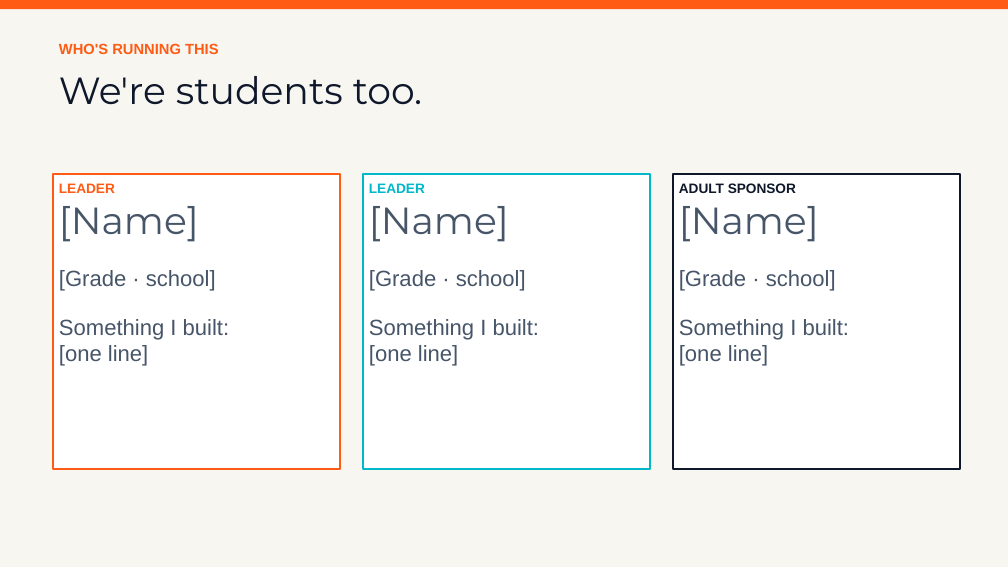
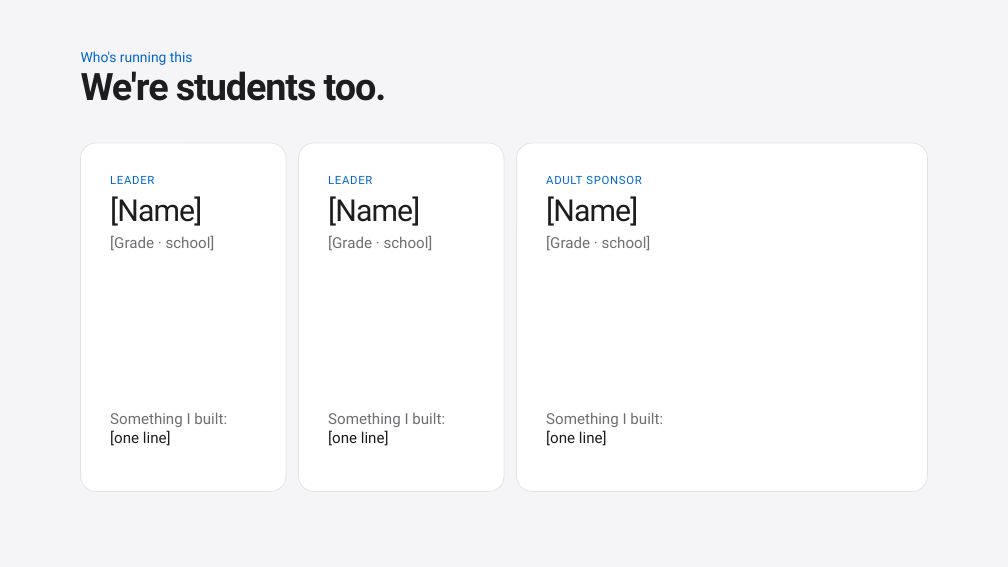
Before and after one commit to siddharthsivaramancode/ai-workshop, a slide deck: slide 2 of slideshows/session-01-kickoff.pptx. Drawn at 1008x567 pixels with LibreOffice and Linux fonts; fonts in the diff are those of the drawing. Boxes give left, top, right and bottom in pixels: in the first picture for what was removed or moved away, otherwise in the second. Text is boxed around its words. In the diff, an @@ line names an element or a change of style, - is before the commit and + after.

```diff
--- a/slideshows/session-01-kickoff.pptx
+++ b/slideshows/session-01-kickoff.pptx
@@ background #F7F6F1 to #F5F5F7 @@
@@ rectangle removed at (0,0,1008,9) @@
@@ text at (81,51,193,65): text changed; size 14 to 13.2 pt; font Arial to Roboto; text colour #FF5B14 to #0066CC; bold off @@
-WHO'S RUNNING THIS
+Who's running this
@@ text "We're students too.": place and size @@
-text "We're students too." at (59,76,422,105)
+text "We're students too." at (81,71,387,101)
@@ text "We're students too." at (81,71,387,101): font Montserrat to Roboto, text colour #0F172A to #1D1D1F, letter spacing 0 to -1.1 pt, bold on; line spacing 1 to 0.79 @@
@@ rounded rectangle "LEADER": place and size @@
-rounded rectangle "LEADER" at (673,174,960,469)
+rounded rectangle "LEADER" at (81,143,287,492)
@@ rounded rectangle "LEADER" at (81,143,287,492): rectangle to rounded rectangle; outline #0F172A 2 pt to #E3E3E6 0.75 pt @@
@@ rounded rectangle "LEADER": place and size @@
-rounded rectangle "LEADER" at (53,174,340,469)
+rounded rectangle "LEADER" at (299,143,504,492)
@@ rounded rectangle "LEADER" at (299,143,504,492): size 13 to 10.8 pt, text colour #FF5B14 to #0066CC, letter spacing 0 to 0.7 pt, bold off in "LEADER"; font Arial to Roboto in "LEADER", "[Grade · school]", "Something I built:", "[one line]"; size 36 to 28.8 pt, font Montserrat to Roboto, letter spacing 0 to -0.9 pt in "[Name]"; text colour #475569 to #1D1D1F in "[Name]", "[one line]"; size 21 to 14.4 pt in "[Grade · school]", "Something I built:", "[one line]"; text colour #475569 to #6E6E73 in "[Grade · school]", "Something I built:"; line spacing 1 to 1.05; line spacing 1 to 0.9; more space between paragraphs; rectangle to rounded rectangle; outline #FF5B14 2 pt to #E3E3E6 0.75 pt @@
@@ rounded rectangle "ADULT SPONSOR": place and size @@
-rounded rectangle "ADULT SPONSOR" at (363,174,650,469)
+rounded rectangle "ADULT SPONSOR" at (516,143,927,492)
@@ rounded rectangle "ADULT SPONSOR" at (516,143,927,492): rectangle to rounded rectangle; outline #00B8C9 2 pt to #E3E3E6 0.75 pt @@
@@ text in rounded rectangle at (110,176,154,184): text changed; size 13 to 10.8 pt; font Arial to Roboto; text colour #0F172A to #0066CC; bold off @@
-ADULT SPONSOR
+LEADER
@@ text in rounded rectangle at (546,176,641,184): text changed; size 13 to 10.8 pt; font Arial to Roboto; text colour #00B8C9 to #0066CC; bold off @@
-LEADER
+ADULT SPONSOR
@@ text in rounded rectangle at (110,196,227,446): size 36 to 28.8 pt, font Montserrat to Roboto, letter spacing 0 to -0.9 pt in "[Name]"; text colour #475569 to #1D1D1F in "[Name]", "[one line]"; size 21 to 14.4 pt, font Arial to Roboto in "[Grade · school]", "Something I built:", "[one line]"; text colour #475569 to #6E6E73 in "[Grade · school]", "Something I built:"; line spacing 1 to 0.9; more space between paragraphs; line spacing 1 to 1.05 @@
@@ text in rounded rectangle at (546,196,663,446): size 36 to 28.8 pt, font Montserrat to Roboto, letter spacing 0 to -0.9 pt in "[Name]"; text colour #475569 to #1D1D1F in "[Name]", "[one line]"; size 21 to 14.4 pt, font Arial to Roboto in "[Grade · school]", "Something I built:", "[one line]"; text colour #475569 to #6E6E73 in "[Grade · school]", "Something I built:"; line spacing 1 to 0.9; more space between paragraphs; line spacing 1 to 1.05 @@
```
Also in this commit, not shown: 21 other slides changed, 1 other file.
